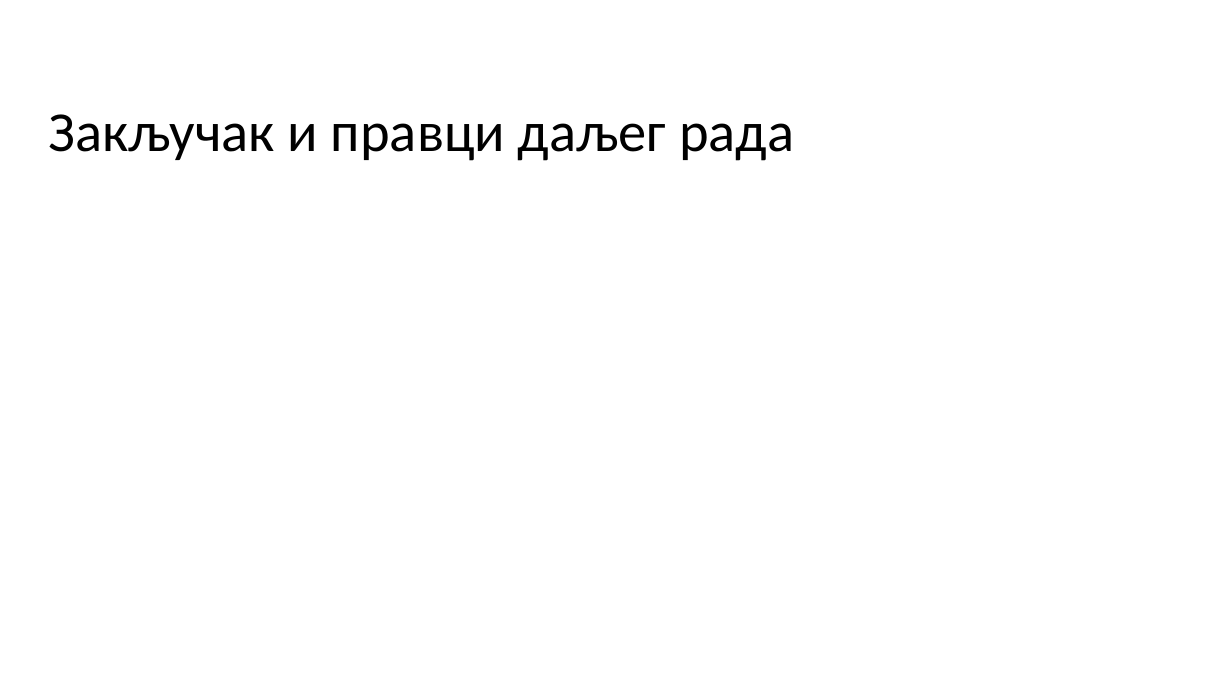
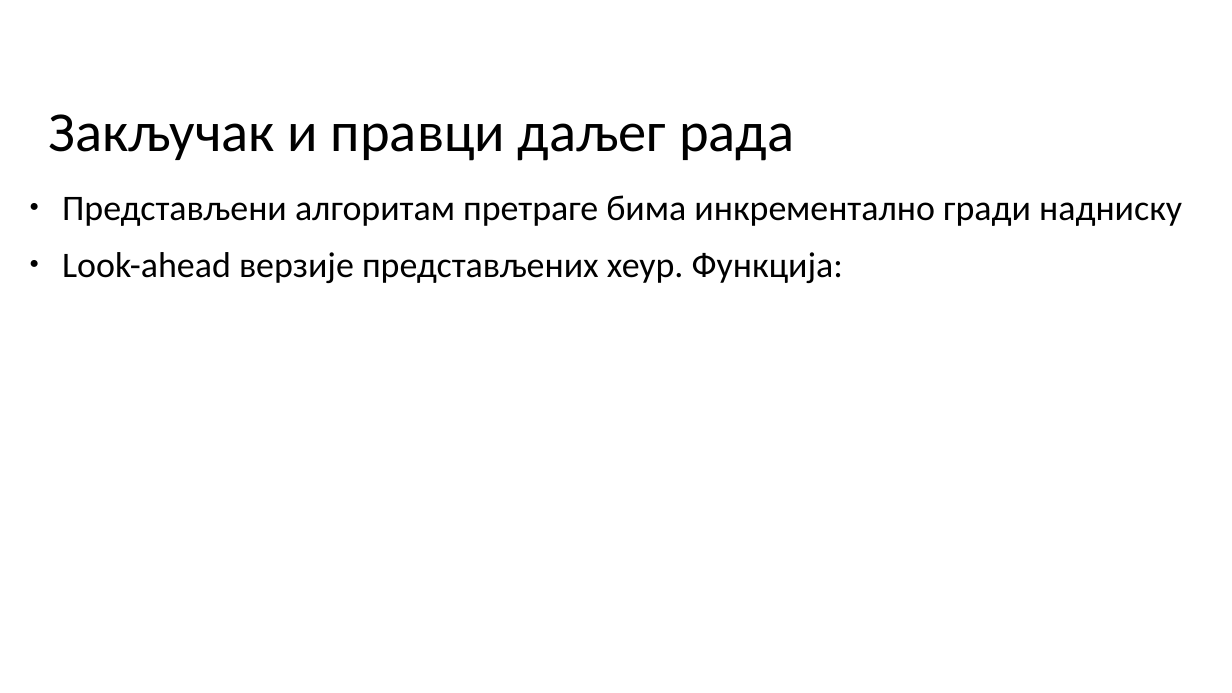
Before and after one commit to milosmikovic/Algorithms_For_Solving_Shortest_Common_Supersequence_Problem, a slide deck: slide 21 of Tekst/Prezentacija/MATF_primer_prezentacije.odp (slide 18 before the commit). Drawn at 1232x693 pixels with LibreOffice and Linux fonts; fonts in the diff are those of the drawing; background and template pictures are left out. Boxes give left, top, right and bottom in pixels: in the first picture for what was removed or moved away, otherwise in the second. Text is boxed around its words. In the diff, an @@ line names an element or a change of style, - is before the commit and + after.

```diff
--- a/Tekst/Prezentacija/MATF_primer_prezentacije.odp
+++ b/Tekst/Prezentacija/MATF_primer_prezentacije.odp
@@ text added at bbox=[62, 195, 1182, 283], 28 pt, text #000000 @@
+● Представљени алгоритам претраге бима инкрементално гради надниску
+● Look-ahead верзије представљених хеур. Функција:
```
Also in this commit, not shown: 7 other slides changed, 4 slides added, 1 slide removed, 17 other files.
